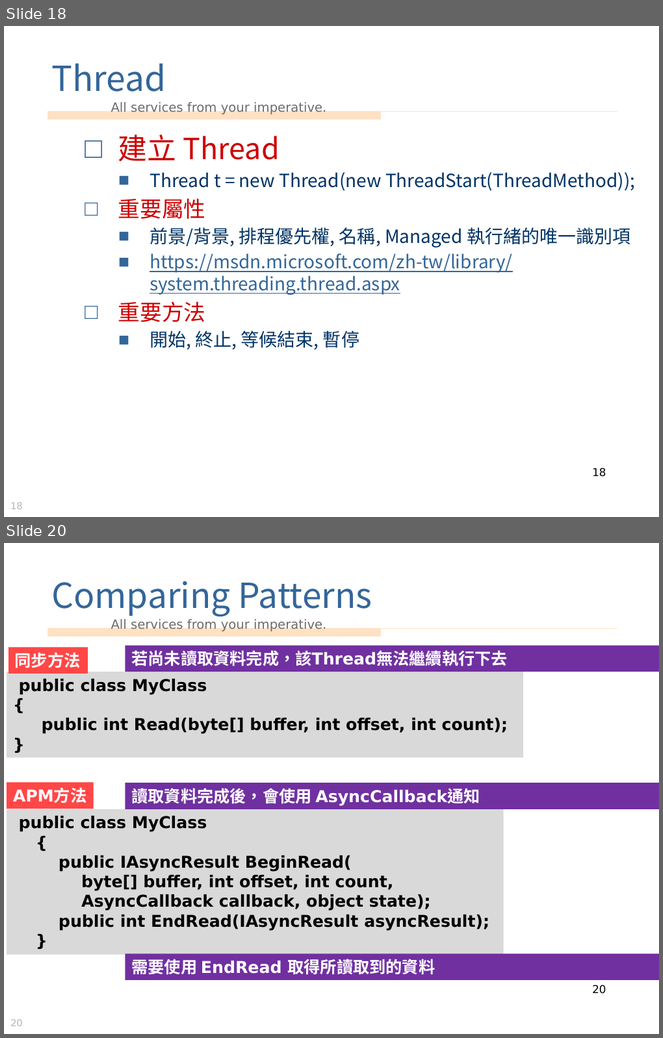
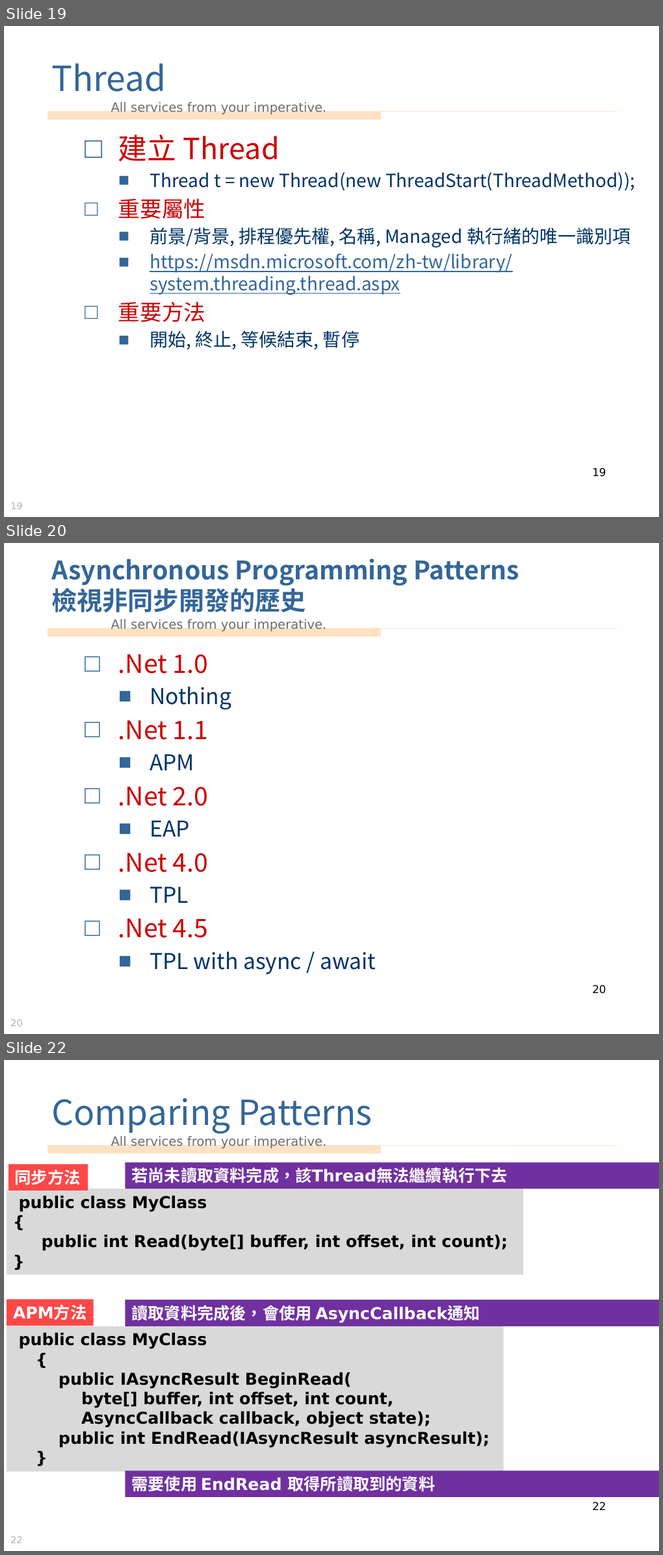
Before and after one commit to vulcanlee/Parallel_Asynchronous_Sample, a slide deck: 多執行緒處理和非同步處理.pptx. Shown one above the other, each under a label of ours: slides 18 and 20 before the commit, slides 19, 20 and 22 after it; the slides between them are not shown. The pictures are 663x1038 and 663x1555 pixels, drawn with LibreOffice and Linux fonts; fonts in the diff are those of the drawing; background and template pictures are left out. Boxes give left, top, right and bottom in pixels: in the first picture for what was removed or moved away, otherwise in the second. Text is boxed around its words. In the diff, an @@ line names an element or a change of style, - is before the commit and + after.

```diff
--- a/多執行緒處理和非同步處理.pptx
+++ b/多執行緒處理和非同步處理.pptx
@@ slide 20 added at (x1=4, y1=543, x2=659, y2=1034), background picture (left out); not listed: 4 template elements that a slide beside it also shows @@
@@ title added at (x1=51, y1=559, x2=519, y2=613), 28 pt, text #336699, bold @@
+Asynchronous Programming Patterns
+檢視非同步開發的歷史
@@ text added at (x1=118, y1=654, x2=376, y2=975), 28 pt, text #CC0000 @@
+□ .Net 1.0
+  ■ Nothing
+□ .Net 1.1
+  ■ APM
+□ .Net 2.0
+  ■ EAP
+□ .Net 4.0
+  ■ TPL
+□ .Net 4.5
+  ■ TPL with async / await
@@ page number added at (x1=592, y1=985, x2=606, y2=994), 12 pt, text #000000 @@
+20
@@ what was slide 18 is now slide 19 @@
@@ page number at (x1=592, y1=468, x2=606, y2=477): text changed @@
-18
+19
@@ what was slide 20 is now slide 22 @@
@@ page number at (x1=592, y1=1502, x2=606, y2=1510): text changed @@
-20
+22
@@ page number at (x1=10, y1=1536, x2=23, y2=1544): text changed @@
-20
+22
```
Also in this commit, not shown: 2 slides changed, 3 other slides added, 1 other file.
